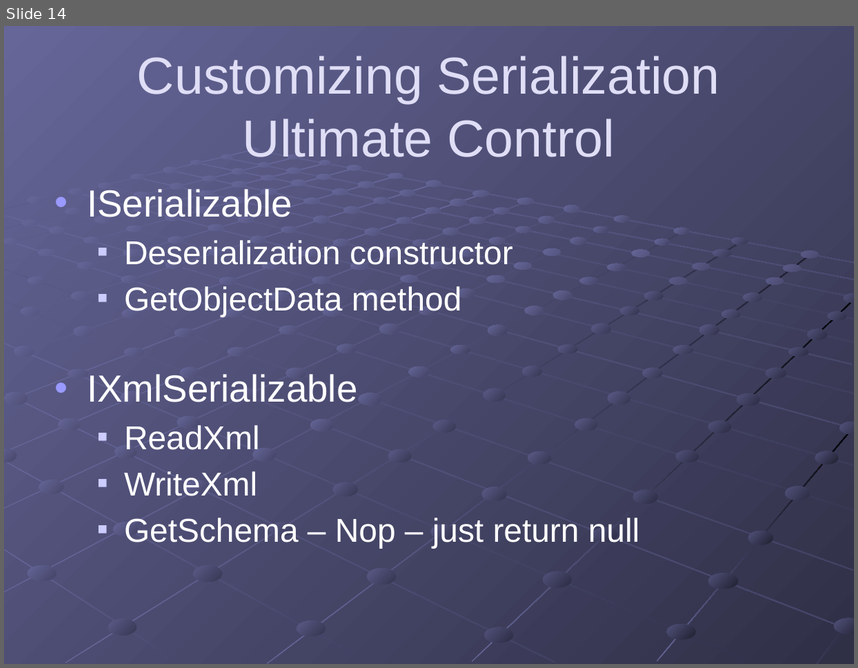
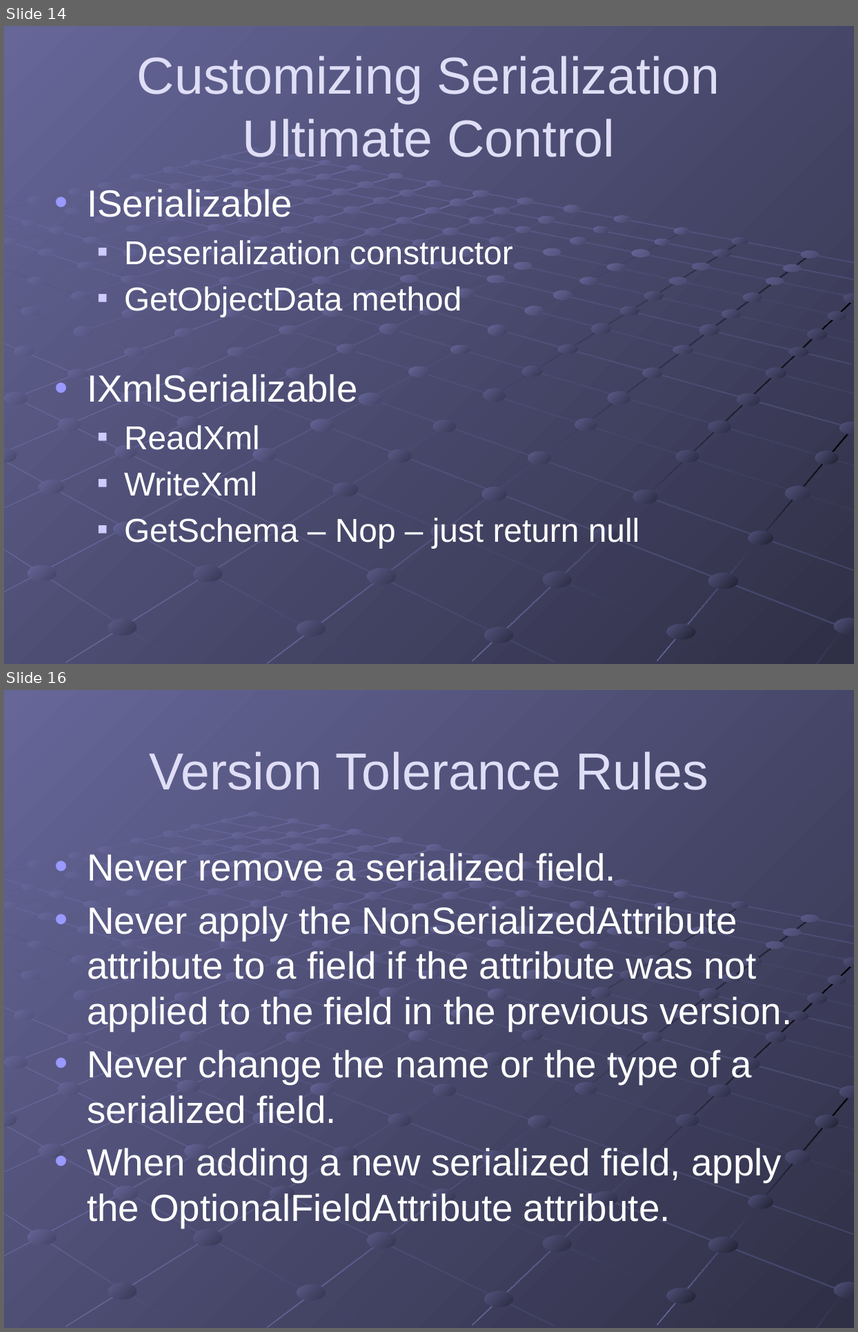
Before and after one commit to gregsohl/.NetSerialization-Presentation, a slide deck: .NET Serialization.pptx. Shown one above the other, each under a label of ours: slide 14 before the commit, slides 14 and 16 after it; the slides between them are not shown. The pictures are 858x668 and 858x1332 pixels, drawn with LibreOffice and Linux fonts; fonts in the diff are those of the drawing. Boxes give left, top, right and bottom in pixels: in the first picture for what was removed or moved away, otherwise in the second. Text is boxed around its words. In the diff, an @@ line names an element or a change of style, - is before the commit and + after.

Commit message:
Versioning stuff in place

```diff
--- a/.NET Serialization.pptx
+++ b/.NET Serialization.pptx
@@ slide 16 added at (4,690,854,1328), background gradient #666699 to #49496D; not listed: 215 template elements that a slide beside it also shows @@
@@ title added at (149,751,708,790), 44 pt, text #DFDEF6 @@
+Version Tolerance Rules
@@ text added at (87,853,793,1228), 32 pt, text #FFFFFF @@
+• Never remove a serialized field.
+• Never apply the NonSerializedAttribute attribute to a field if the attribute was not applied to the field in the previous version.
+• Never change the name or the type of a serialized field.
+• When adding a new serialized field, apply the OptionalFieldAttribute attribute.
```
Also in this commit, not shown: 3 other slides added, 2 other files.
